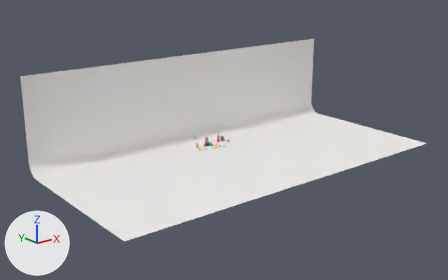
Before and after pictures for a commit that changed the Blender file blender/kylling_previs/kylling_previs.blend.
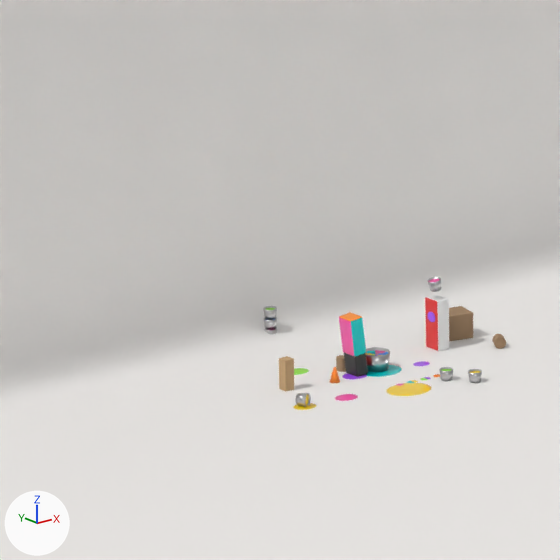
Each version appears first whole from a 50 mm camera at (-82.3, -107.6, 43.6) aimed at (-4.4, -10.1, 4.6), and next in a close-up on the part from 35% to 53% of the width and 33% to 62% of the height. Lighting does not change. The marker at lower left points along +X, +Y and +Z. The last two pictures show the newer version. Both versions are drawn at frame 384 of the action 'GuttAction'; the numbers are the values there.

The first close-up shows 'Dam_Rundt_1', 'Dam_Rundt_2', 'Gutt', 'Gutt_Malingsdrakt', 'Handavtrykk_2', 'Handavtrykk_3', 'Jente', 'Prop_Trekasse', 'Spann_Jente', 'Studio_Cyclorama', 'Velt_Esker_0', 'Velt_Esker_1', 'Velt_Esker_2', 'Velt_Kjegle' and 16 more.
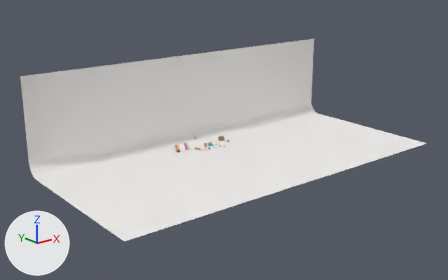
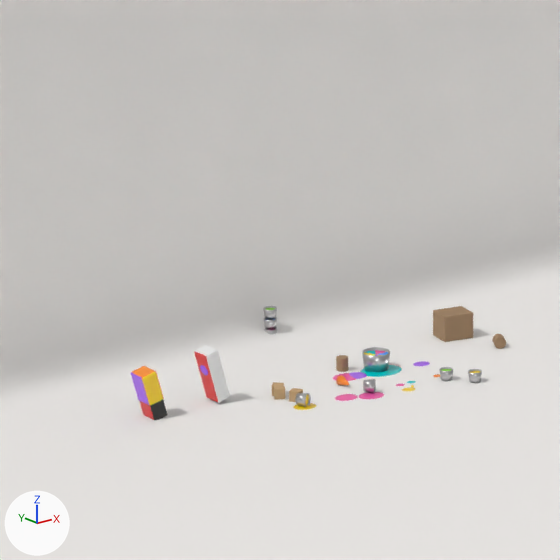
What differs and where, as boxes [x1, y1, x2, y2] in the close-ups (560 x 560 px):
'Jente', moved, turned, rescaled
    before: [425, 295, 449, 351]
    after: [194, 345, 230, 403]
'Gutt_Malingsdrakt', moved, turned, rescaled
    before: [339, 312, 366, 357]
    after: [131, 366, 164, 406]
'Gutt', moved, turned, rescaled
    before: [344, 353, 368, 377]
    after: [140, 400, 167, 420]
'Dam_Rundt_1', rescaled
    before: [386, 383, 431, 396]
    after: [402, 387, 415, 391]
'Velt_Esker_2', moved, turned
    before: [279, 356, 294, 371]
    after: [289, 388, 303, 402]
'Spann_Jente', moved, turned
    before: [427, 277, 442, 292]
    after: [363, 379, 376, 393]
'Velt_Esker_1', moved, turned
    before: [279, 369, 294, 381]
    after: [274, 386, 285, 400]
'Velt_Esker_0', moved, turned
    before: [279, 379, 294, 392]
    after: [272, 382, 284, 396]
'Velt_Kjegle', moved, turned
    before: [330, 367, 340, 383]
    after: [336, 375, 349, 385]
'Dam_Spann_Jente', rescaled (not visible before)
    after: [359, 392, 384, 399]
'Flekk_Jente', moved, turned, rescaled
    before: [427, 312, 435, 322]
    after: [200, 365, 208, 376]
'Dam_Bom', rescaled (not visible before)
    after: [333, 373, 356, 381]
'Dam_Rundt_2', deleted
    before: [294, 368, 309, 375]
'Spann_Jente_Maling', moved, turned (not visible afterwards)
    before: [428, 279, 440, 282]
'Handavtrykk_3', rescaled (not visible afterwards)
    before: [420, 378, 428, 380]
'Handavtrykk_2', rescaled (not visible afterwards)
    before: [412, 380, 418, 383]

The edits, one by one:
Object 'Gutt' (ob_gutt) moves from (-0.8, 0.4, 0.0) to (-8.5, 0.9, 0.0).
Object 'Gutt' (ob_gutt) turns from (-7, 0, 90) to (15, 0, 266) degrees about x, y and z.
Object 'Gutt' (ob_gutt) is rescaled from (0.921, 0.921, 1.18) to (1.03, 1.03, 0.941).
Object 'Jente' (ob_jente) moves from (3.02, 0.95, 0.0) to (-6.04, 0.9, 0.12).
Object 'Jente' (ob_jente) turns from (1, 0, -90) to (15, 0, -90) degrees about x, y and z.
Object 'Jente' (ob_jente) is rescaled from (0.988, 0.988, 1.03) to (0.987, 0.987, 1.03).
Object 'Spann_Jente' (ob_spann_jente) moves from (2.95, 0.95, 2.06) to (-1.83, -1.33, 0.23).
Object 'Spann_Jente' (ob_spann_jente) turns from (0, -11, 0) to (90, 360, 45) degrees about x, y and z.
Object 'Velt_Kjegle' (ob_velt_kjegle) moves from (-1.9, 0.15, 0.0) to (-1.94, -0.22, 0.15).
Object 'Velt_Kjegle' (ob_velt_kjegle) turns from (0, 0, 0) to (90, -5.7, -5.7) degrees about x, y and z.
Object 'Velt_Esker_0' (ob_velt_esker_0) moves from (-3.6, 0.5, 0.17) to (-4.15, 0.24, 0.17).
Object 'Velt_Esker_0' (ob_velt_esker_0) turns from (0, 0, 0) to (90, 90, -43) degrees about x, y and z.
Object 'Velt_Esker_1' (ob_velt_esker_1) moves from (-3.6, 0.5, 0.53) to (-4.31, -0.07, 0.17).
Object 'Velt_Esker_1' (ob_velt_esker_1) turns from (0, 0, 0) to (90, 180, -32) degrees about x, y and z.
Object 'Velt_Esker_2' (ob_velt_esker_2) moves from (-3.6, 0.5, 0.88) to (-4.05, -0.63, 0.17).
Object 'Velt_Esker_2' (ob_velt_esker_2) turns from (0, 0, 0) to (90, 180, -56) degrees about x, y and z.
Object 'Dam_Rundt_1' (ob_dam_rundt_1) is rescaled from (0.8, 0.64, 0.012) to (0.24, 0.192, 0.0036).
Object 'Dam_Rundt_2' (ob_dam_rundt_2) is deleted.
Object 'Handavtrykk_2' (ob_handavtrykk_2) is rescaled from (0.16, 0.128, 0.012) to (0.0, 0.0, 0.0).
Object 'Handavtrykk_3' (ob_handavtrykk_3) is rescaled from (0.16, 0.128, 0.012) to (0.0, 0.0, 0.0).
Object 'Handavtrykk_4' (ob_handavtrykk_4) is rescaled from (0.16, 0.128, 0.012) to (0.0, 0.0, 0.0).
Object 'Dam_Bom' (ob_dam_bom) is rescaled from (0.0, 0.0, 0.0) to (0.5, 0.4, 0.012).
Object 'Dam_Spann_Jente' (ob_dam_spann_jente) is rescaled from (0.0, 0.0, 0.0) to (0.45, 0.36, 0.012).
